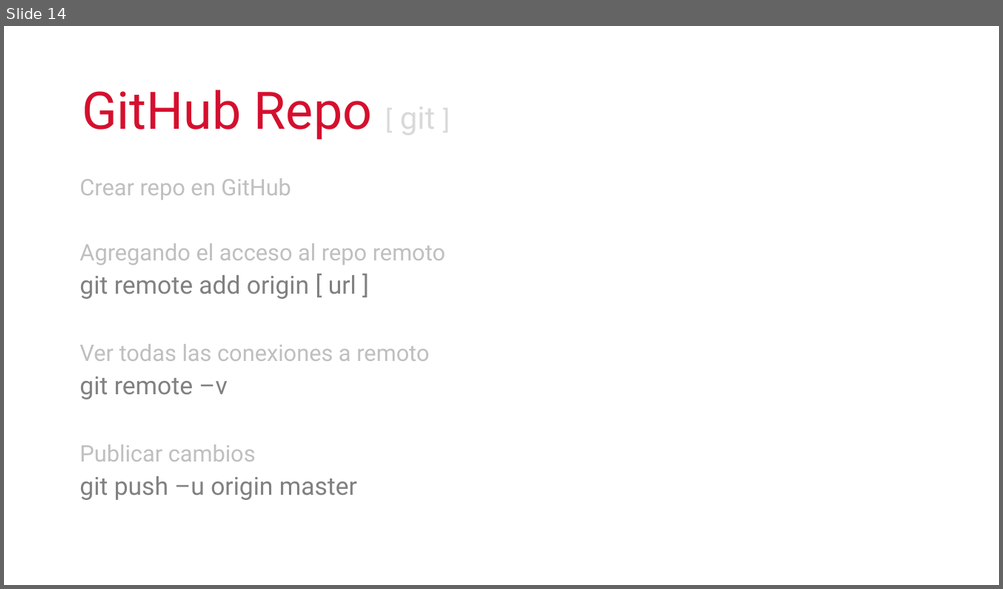
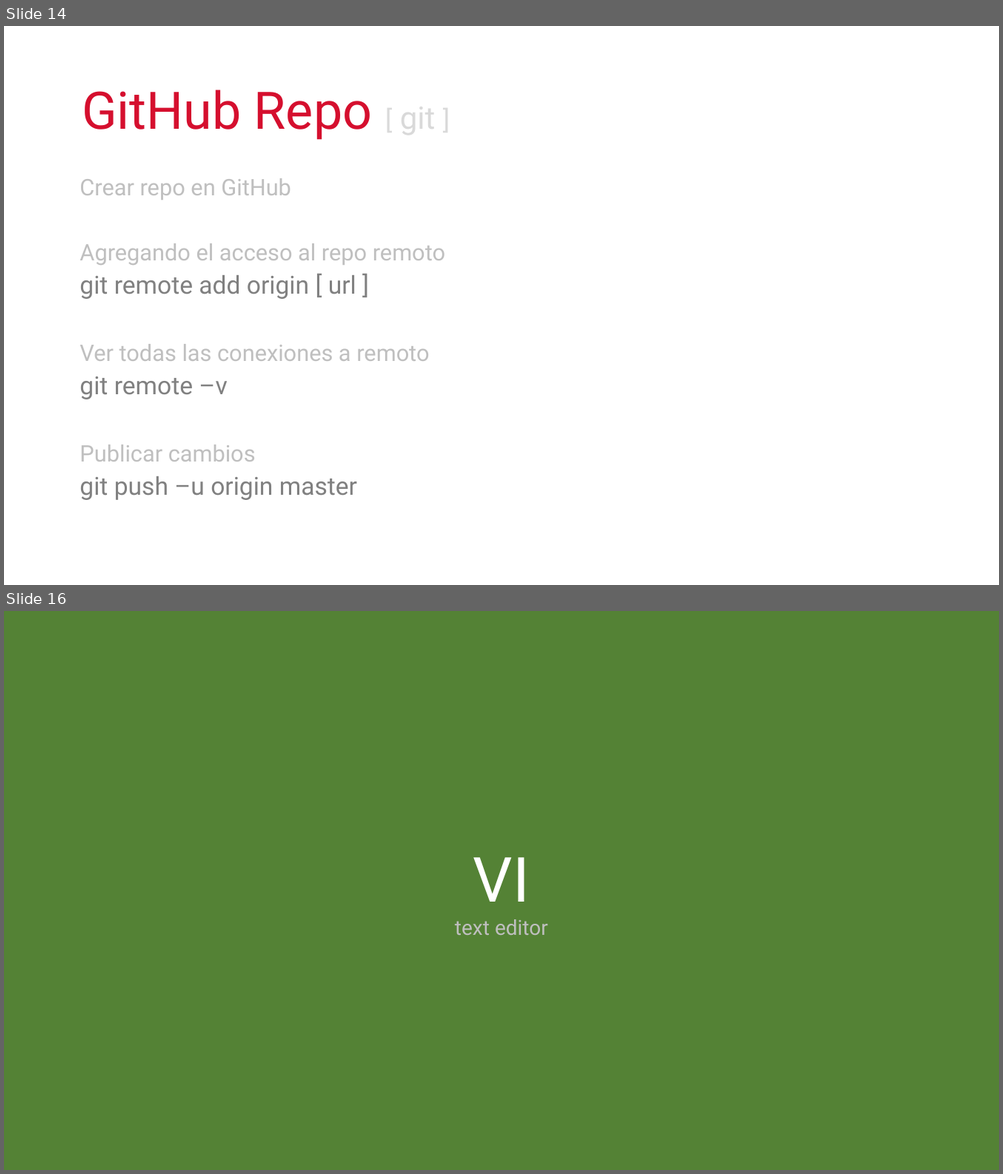
Before and after one commit to cimadev/PlaticasTalleres, a slide deck: 2017/dec_7_Git_GitHub_WorkShop/DGO.pptx. Shown one above the other, each under a label of ours: slide 14 before the commit, slides 14 and 16 after it; the slides between them are not shown. The pictures are 1003x589 and 1003x1174 pixels, drawn with LibreOffice and Linux fonts; fonts in the diff are those of the drawing. Boxes give left, top, right and bottom in pixels: in the first picture for what was removed or moved away, otherwise in the second. Text is boxed around its words. In the diff, an @@ line names an element or a change of style, - is before the commit and + after.

```diff
--- a/2017/dec_7_Git_GitHub_WorkShop/DGO.pptx
+++ b/2017/dec_7_Git_GitHub_WorkShop/DGO.pptx
@@ slide 16 added at bbox=[4, 611, 999, 1170], background #548235 @@
@@ text added at bbox=[455, 857, 548, 935], 20 pt, text #BFBFBF @@
+VI
+text editor
```
Also in this commit, not shown: 1 slide changed, 15 other slides added, 1 other file.
